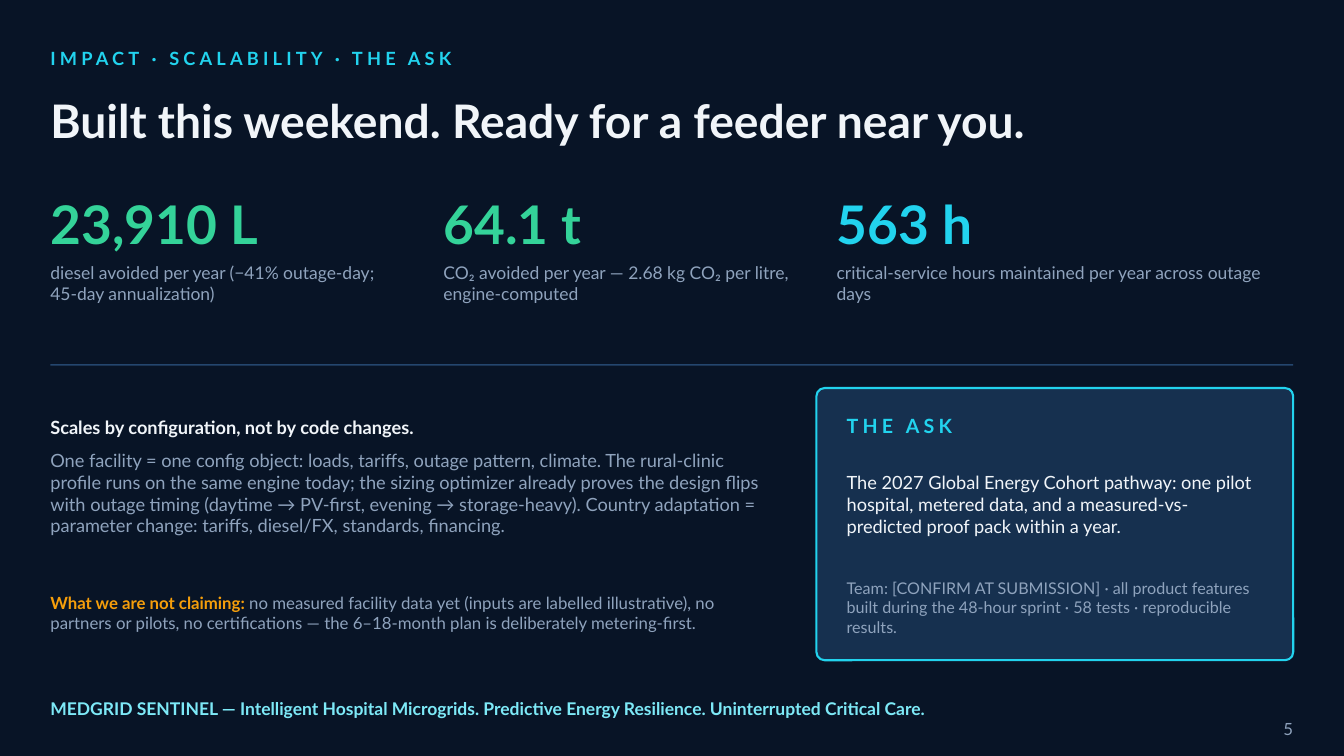
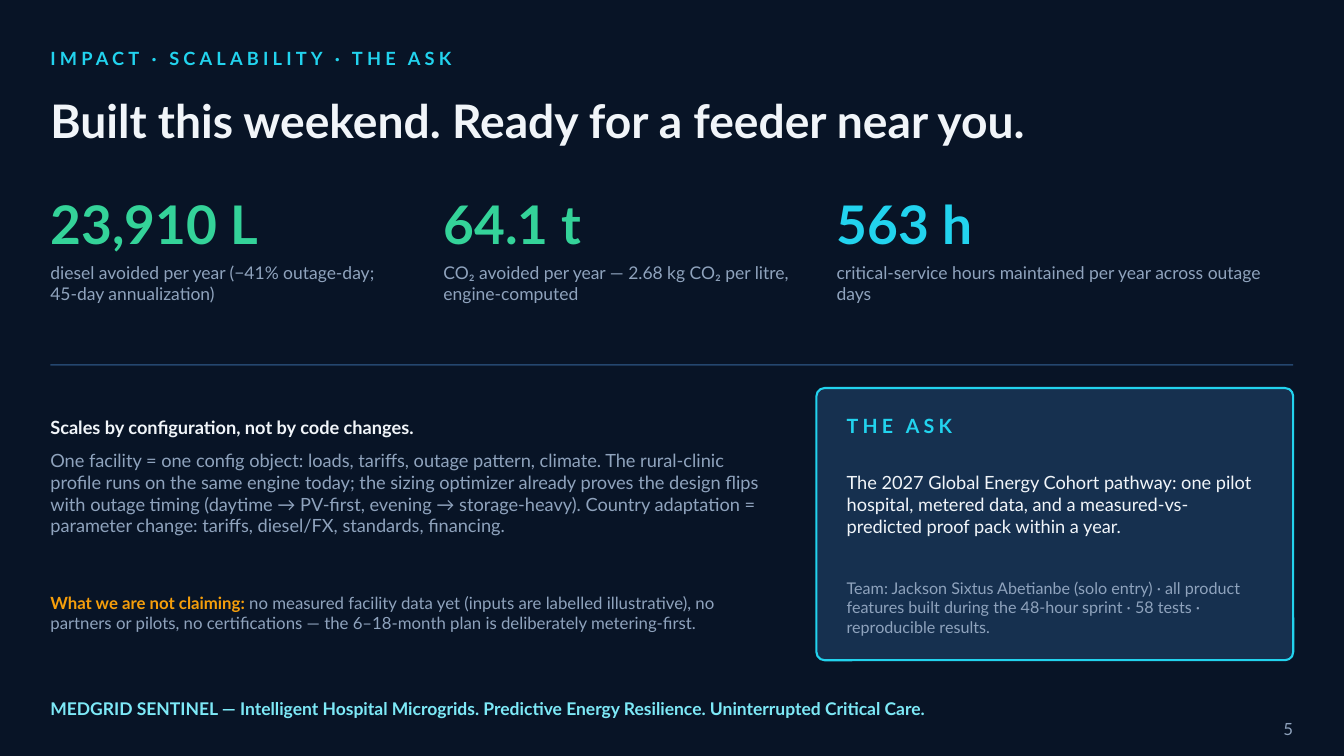
Before and after one commit to Jae3y/medgrid-sentinel, a slide deck: slide 5 of submission/MedGrid_Sentinel_Pitch_Deck.pptx. Drawn at 1344x756 pixels with LibreOffice and Linux fonts; fonts in the diff are those of the drawing. Boxes give left, top, right and bottom in pixels: in the first picture for what was removed or moved away, otherwise in the second. Text is boxed around its words. In the diff, an @@ line names an element or a change of style, - is before the commit and + after.

```diff
--- a/submission/MedGrid_Sentinel_Pitch_Deck.pptx
+++ b/submission/MedGrid_Sentinel_Pitch_Deck.pptx
@@ text at (847,582,1240,636): text changed @@
-Team: [CONFIRM AT SUBMISSION] · all product features built during the 48-hour sprint · 58 tests · reproducible results.
+Team: Jackson Sixtus Abetianbe (solo entry) · all product features built during the 48-hour sprint · 58 tests · reproducible results.
```
Also in this commit, not shown: 1 other slide changed, 37 other files.
